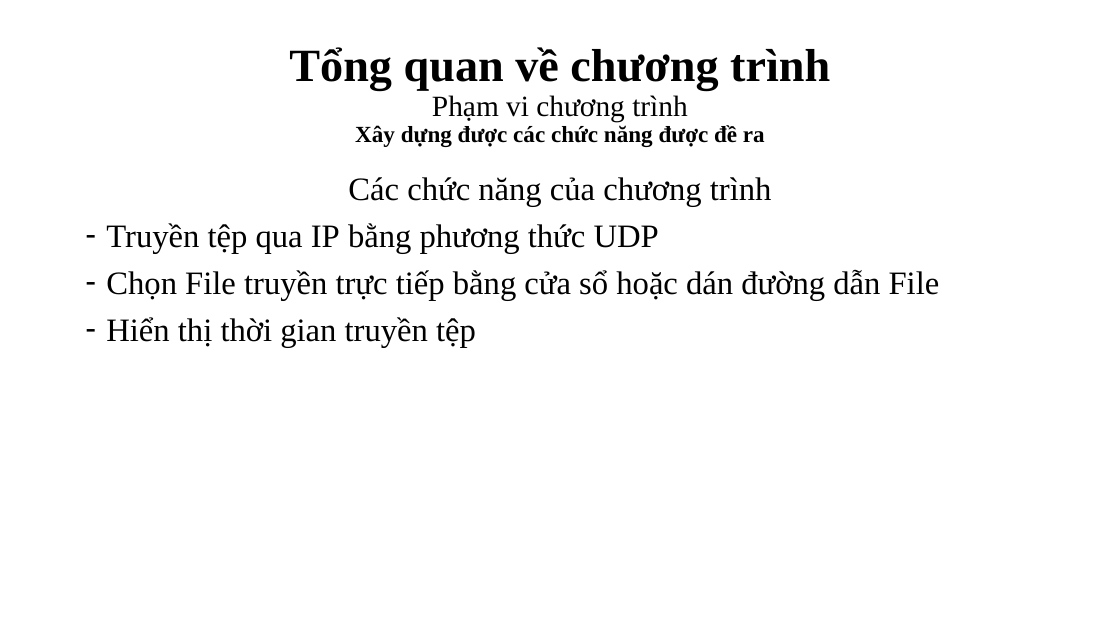
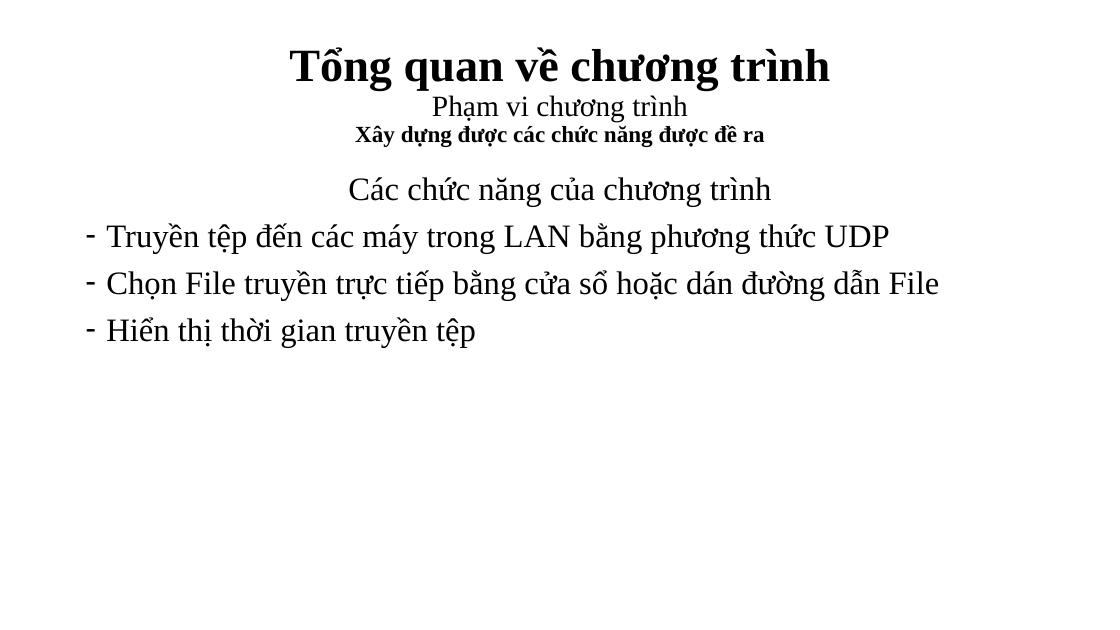
Before and after one commit to Bill-GD/JavaPractice, a slide deck: slide 4 of endterm/Báo-Cáo-BTL-Java-Nhóm-2.pptx. Drawn at 1120x630 pixels with LibreOffice and Linux fonts; fonts in the diff are those of the drawing. Boxes give left, top, right and bottom in pixels: in the first picture for what was removed or moved away, otherwise in the second. Text is boxed around its words. In the diff, an @@ line names an element or a change of style, - is before the commit and + after.

Commit message:
Update Slide

```diff
--- a/endterm/Báo-Cáo-BTL-Java-Nhóm-2.pptx
+++ b/endterm/Báo-Cáo-BTL-Java-Nhóm-2.pptx
@@ text at (106, 223, 889, 253): text changed @@
-– Truyền tệp qua IP bằng phương thức UDP
+– Truyền tệp đến các máy trong LAN bằng phương thức UDP
```
Also in this commit, not shown: 4 other slides changed.
